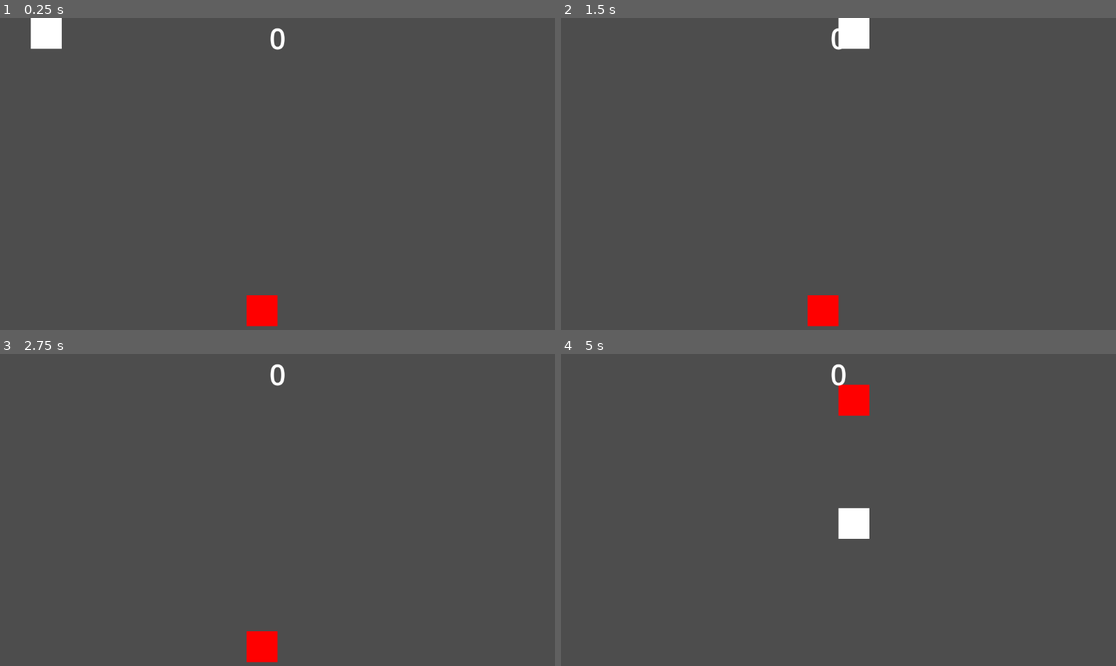
Above: before the commit, frames 1-4 (two rows, left to right).
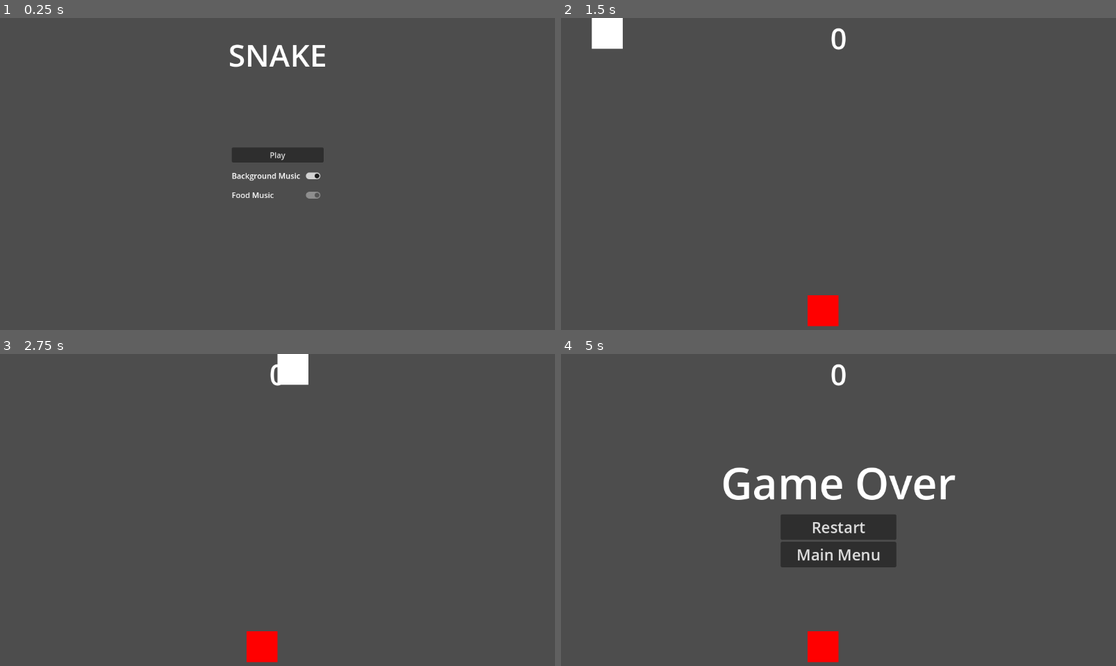
Above: after the commit, the same moments.

Repository: cdevelopment010/godot-snake
Game: Godot game, scene res://scenes/main_menu.tscn
Same seed, same stepped clock (60 frames per second), same inputs: the game is played once before the commit and once after it. Before the commit the project starts from res://scenes/main.tscn.
Inputs (mouse positions are in pixels of both pictures, inside the frame that each line leads up to):
- Up to frame 1 (0.25 s): no input
- Up to frame 2 (1.5 s): click (871, 177) at 0.52 s; click (838, 155) at 1.25 s, where only the run after the commit has a clickable "Play"
- Up to frame 3 (2.75 s): hold Right (ui_right) from 2.03 s (still down)
- Up to frame 4 (5 s): release Right (ui_right) at 2.75 s; click (838, 553) at 2.75 s, where only the run before the commit has a clickable "Restart"; hold Down (ui_down) 3.53-4.28 s; hold Right (ui_right) from 4.28 s (still down)

The runs differ from the first frame. In frame 1, 2.9% of the frame differs, in the area x 5-59%, y 0-99%; in frame 2, 1.1%; in frame 3, 0.5%; in frame 4, 6.1%, in the area x 29-72%, y 9-99%.

Commit message:
Feat: add background music

Diff:
--- /dev/null
+++ b/default_bus_layout.tres
@@ -0,0 +1,15 @@
+[gd_resource type="AudioBusLayout" format=3 uid="uid://dga3teo5l6xys"]
+
+[resource]
+bus/1/name = &"Music"
+bus/1/solo = false
+bus/1/mute = false
+bus/1/bypass_fx = false
+bus/1/volume_db = -6.57885
+bus/1/send = &"Master"
+bus/2/name = &"SFX"
+bus/2/solo = false
+bus/2/mute = false
+bus/2/bypass_fx = false
+bus/2/volume_db = 0.0
+bus/2/send = &"Master"
--- a/project.godot
+++ b/project.godot
@@ -11,9 +11,14 @@
 [application]
 
 config/name="Snake"
-run/main_scene="uid://bxd5lxdpp7hgw"
+run/main_scene="uid://bvmyhxkrwffdm"
 config/features=PackedStringArray("4.4", "Forward Plus")
 config/icon="res://icon.svg"
+
+[autoload]
+
+Global="*res://scripts/gloabl.gd"
+Music="*res://scenes/music.tscn"
 
 [dotnet]
 
--- /dev/null
+++ b/scenes/game.tscn
@@ -0,0 +1,72 @@
+[gd_scene load_steps=9 format=3 uid="uid://bxd5lxdpp7hgw"]
+
+[ext_resource type="Script" uid="uid://bqbs38032hk0s" path="res://scripts/game.gd" id="1_lbhrr"]
+[ext_resource type="PackedScene" uid="uid://bgft7vt8a2x53" path="res://scenes/food.tscn" id="2_iywne"]
+[ext_resource type="PackedScene" uid="uid://ip08dmhil67q" path="res://scenes/hud.tscn" id="3_p57ef"]
+[ext_resource type="PackedScene" uid="uid://b17dtgkxcsgwv" path="res://scenes/snake.tscn" id="4_u5sy4"]
+
+[sub_resource type="WorldBoundaryShape2D" id="WorldBoundaryShape2D_jyhfs"]
+normal = Vector2(1, 0)
+
+[sub_resource type="WorldBoundaryShape2D" id="WorldBoundaryShape2D_tbgi4"]
+normal = Vector2(-1, 0)
+
+[sub_resource type="WorldBoundaryShape2D" id="WorldBoundaryShape2D_tefeu"]
+
+[sub_resource type="WorldBoundaryShape2D" id="WorldBoundaryShape2D_o6xl0"]
+normal = Vector2(0, 1)
+
+[node name="Main" type="Node2D"]
+script = ExtResource("1_lbhrr")
+food_scene = ExtResource("2_iywne")
+
+[node name="HUD" parent="." instance=ExtResource("3_p57ef")]
+
+[node name="FoodTimer" type="Timer" parent="."]
+wait_time = 1.3
+autostart = true
+
+[node name="Walls" type="Node2D" parent="."]
+
+[node name="Left" type="Area2D" parent="Walls"]
+collision_layer = 4
+
+[node name="CollisionShape2D" type="CollisionShape2D" parent="Walls/Left"]
+position = Vector2(0, 144)
+shape = SubResource("WorldBoundaryShape2D_jyhfs")
+
+[node name="Right" type="Area2D" parent="Walls"]
+collision_layer = 4
+
+[node name="CollisionShape2D" type="CollisionShape2D" parent="Walls/Right"]
+position = Vector2(1152, 80)
+shape = SubResource("WorldBoundaryShape2D_tbgi4")
+
+[node name="Bottom" type="Area2D" parent="Walls"]
+collision_layer = 4
+
+[node name="CollisionShape2D" type="CollisionShape2D" parent="Walls/Bottom"]
+position = Vector2(176, 648)
+shape = SubResource("WorldBoundaryShape2D_tefeu")
+
+[node name="Top" type="Area2D" parent="Walls"]
+collision_layer = 4
+
+[node name="CollisionShape2D" type="CollisionShape2D" parent="Walls/Top"]
+position = Vector2(384, 0)
+shape = SubResource("WorldBoundaryShape2D_o6xl0")
+
+[node name="Food" type="Node2D" parent="."]
+
+[node name="Food" parent="Food" instance=ExtResource("2_iywne")]
+
+[node name="Snake" parent="." instance=ExtResource("4_u5sy4")]
+
+[connection signal="increase_speed_multiplier" from="." to="Snake" method="_on_main_increase_speed_multiplier"]
+[connection signal="timeout" from="FoodTimer" to="." method="_on_food_timer_timeout"]
+[connection signal="body_entered" from="Walls/Left" to="Snake" method="_on_any_wall_body_entered"]
+[connection signal="body_entered" from="Walls/Right" to="Snake" method="_on_any_wall_body_entered"]
+[connection signal="body_entered" from="Walls/Bottom" to="Snake" method="_on_any_wall_body_entered"]
+[connection signal="body_entered" from="Walls/Top" to="Snake" method="_on_any_wall_body_entered"]
+[connection signal="food_signal" from="Food/Food" to="." method="_on_food_food_signal"]
+[connection signal="gameover_signal" from="Snake" to="." method="_on_snake_gameover_signal"]
--- a/scenes/hud.tscn
+++ b/scenes/hud.tscn
@@ -15,29 +15,65 @@
 horizontal_alignment = 1
 vertical_alignment = 1
 
-[node name="Message" type="Label" parent="."]
-visible = false
+[node name="VBoxContainer" type="VBoxContainer" parent="."]
 anchors_preset = 14
 anchor_top = 0.5
 anchor_right = 1.0
 anchor_bottom = 0.5
-offset_top = -11.5
-offset_bottom = 11.5
+offset_top = -90.5
+offset_bottom = 90.5
 grow_horizontal = 2
 grow_vertical = 2
+
+[node name="Message" type="Label" parent="VBoxContainer"]
+visible = false
+custom_minimum_size = Vector2(250, 0)
+layout_mode = 2
 theme_override_font_sizes/font_size = 90
 text = "Game Over"
 horizontal_alignment = 1
 vertical_alignment = 1
 autowrap_mode = 3
 
-[node name="Button" type="Button" parent="."]
+[node name="MarginContainer" type="HBoxContainer" parent="VBoxContainer"]
+layout_mode = 2
+size_flags_vertical = 3
+
+[node name="Control" type="Control" parent="VBoxContainer/MarginContainer"]
+layout_mode = 2
+size_flags_horizontal = 3
+
+[node name="Restart" type="Button" parent="VBoxContainer/MarginContainer"]
+unique_name_in_owner = true
 visible = false
-offset_left = 448.0
-offset_top = 384.0
-offset_right = 704.0
-offset_bottom = 448.0
+custom_minimum_size = Vector2(240, 0)
+layout_mode = 2
 theme_override_font_sizes/font_size = 32
 text = "Restart"
 
-[connection signal="pressed" from="Button" to="." method="_on_button_pressed"]
+[node name="Control2" type="Control" parent="VBoxContainer/MarginContainer"]
+layout_mode = 2
+size_flags_horizontal = 3
+
+[node name="MarginContainer2" type="HBoxContainer" parent="VBoxContainer"]
+layout_mode = 2
+size_flags_vertical = 3
+
+[node name="Control" type="Control" parent="VBoxContainer/MarginContainer2"]
+layout_mode = 2
+size_flags_horizontal = 3
+
+[node name="Main Menu" type="Button" parent="VBoxContainer/MarginContainer2"]
+unique_name_in_owner = true
+visible = false
+custom_minimum_size = Vector2(240, 0)
+layout_mode = 2
+theme_override_font_sizes/font_size = 32
+text = "Main Menu"
+
+[node name="Control2" type="Control" parent="VBoxContainer/MarginContainer2"]
+layout_mode = 2
+size_flags_horizontal = 3
+
+[connection signal="pressed" from="VBoxContainer/MarginContainer/Restart" to="." method="_on_button_pressed"]
+[connection signal="pressed" from="VBoxContainer/MarginContainer2/Main Menu" to="." method="_on_main_menu_pressed"]
--- a/scenes/main.tscn
+++ /dev/null
@@ -1,72 +0,0 @@
-[gd_scene load_steps=9 format=3 uid="uid://bxd5lxdpp7hgw"]
-
-[ext_resource type="Script" uid="uid://bqbs38032hk0s" path="res://scripts/main.gd" id="1_0wfyh"]
-[ext_resource type="PackedScene" uid="uid://bgft7vt8a2x53" path="res://scenes/food.tscn" id="2_jyhfs"]
-[ext_resource type="PackedScene" uid="uid://ip08dmhil67q" path="res://scenes/hud.tscn" id="2_sugp2"]
-[ext_resource type="PackedScene" uid="uid://b17dtgkxcsgwv" path="res://scenes/snake.tscn" id="4_jyhfs"]
-
-[sub_resource type="WorldBoundaryShape2D" id="WorldBoundaryShape2D_jyhfs"]
-normal = Vector2(1, 0)
-
-[sub_resource type="WorldBoundaryShape2D" id="WorldBoundaryShape2D_tbgi4"]
-normal = Vector2(-1, 0)
-
-[sub_resource type="WorldBoundaryShape2D" id="WorldBoundaryShape2D_tefeu"]
-
-[sub_resource type="WorldBoundaryShape2D" id="WorldBoundaryShape2D_o6xl0"]
-normal = Vector2(0, 1)
-
-[node name="Main" type="Node2D"]
-script = ExtResource("1_0wfyh")
-food_scene = ExtResource("2_jyhfs")
-
-[node name="HUD" parent="." instance=ExtResource("2_sugp2")]
-
-[node name="FoodTimer" type="Timer" parent="."]
-wait_time = 1.3
-autostart = true
-
-[node name="Walls" type="Node2D" parent="."]
-
-[node name="Left" type="Area2D" parent="Walls"]
-collision_layer = 4
-
-[node name="CollisionShape2D" type="CollisionShape2D" parent="Walls/Left"]
-position = Vector2(0, 144)
-shape = SubResource("WorldBoundaryShape2D_jyhfs")
-
-[node name="Right" type="Area2D" parent="Walls"]
-collision_layer = 4
-
-[node name="CollisionShape2D" type="CollisionShape2D" parent="Walls/Right"]
-position = Vector2(1152, 80)
-shape = SubResource("WorldBoundaryShape2D_tbgi4")
-
-[node name="Bottom" type="Area2D" parent="Walls"]
-collision_layer = 4
-
-[node name="CollisionShape2D" type="CollisionShape2D" parent="Walls/Bottom"]
-position = Vector2(176, 648)
-shape = SubResource("WorldBoundaryShape2D_tefeu")
-
-[node name="Top" type="Area2D" parent="Walls"]
-collision_layer = 4
-
-[node name="CollisionShape2D" type="CollisionShape2D" parent="Walls/Top"]
-position = Vector2(384, 0)
-shape = SubResource("WorldBoundaryShape2D_o6xl0")
-
-[node name="Food" type="Node2D" parent="."]
-
-[node name="Food" parent="Food" instance=ExtResource("2_jyhfs")]
-
-[node name="Snake" parent="." instance=ExtResource("4_jyhfs")]
-
-[connection signal="increase_speed_multiplier" from="." to="Snake" method="_on_main_increase_speed_multiplier"]
-[connection signal="timeout" from="FoodTimer" to="." method="_on_food_timer_timeout"]
-[connection signal="body_entered" from="Walls/Left" to="Snake" method="_on_any_wall_body_entered"]
-[connection signal="body_entered" from="Walls/Right" to="Snake" method="_on_any_wall_body_entered"]
-[connection signal="body_entered" from="Walls/Bottom" to="Snake" method="_on_any_wall_body_entered"]
-[connection signal="body_entered" from="Walls/Top" to="Snake" method="_on_any_wall_body_entered"]
-[connection signal="food_signal" from="Food/Food" to="." method="_on_food_food_signal"]
-[connection signal="gameover_signal" from="Snake" to="." method="_on_snake_gameover_signal"]
--- /dev/null
+++ b/scenes/main_menu.tscn
@@ -0,0 +1,77 @@
+[gd_scene load_steps=2 format=3 uid="uid://bvmyhxkrwffdm"]
+
+[ext_resource type="Script" uid="uid://cs0nemup3kqri" path="res://scripts/main_menu.gd" id="1_l6cm7"]
+
+[node name="MainMenu" type="Control"]
+layout_mode = 3
+anchors_preset = 15
+anchor_right = 1.0
+anchor_bottom = 1.0
+grow_horizontal = 2
+grow_vertical = 2
+script = ExtResource("1_l6cm7")
+
+[node name="TitleContainer" type="MarginContainer" parent="."]
+layout_mode = 1
+anchors_preset = 5
+anchor_left = 0.5
+anchor_right = 0.5
+offset_left = -26.0
+offset_right = 26.0
+offset_bottom = 40.0
+grow_horizontal = 2
+theme_override_constants/margin_top = 32
+
+[node name="Title" type="Label" parent="TitleContainer"]
+layout_mode = 2
+theme_override_font_sizes/font_size = 64
+text = "SNAKE"
+
+[node name="MenuItemContainer" type="VBoxContainer" parent="."]
+layout_mode = 1
+anchors_preset = 8
+anchor_left = 0.5
+anchor_top = 0.5
+anchor_right = 0.5
+anchor_bottom = 0.5
+offset_left = -20.0
+offset_top = -20.0
+offset_right = 20.0
+offset_bottom = 20.0
+grow_horizontal = 2
+grow_vertical = 2
+theme_override_constants/separation = 16
+
+[node name="Play" type="Button" parent="MenuItemContainer"]
+layout_mode = 2
+text = "Play"
+
+[node name="BackgroundMusicSetting" type="HBoxContainer" parent="MenuItemContainer"]
+layout_mode = 2
+
+[node name="Music" type="Label" parent="MenuItemContainer/BackgroundMusicSetting"]
+layout_mode = 2
+size_flags_horizontal = 3
+text = "Background Music"
+
+[node name="CheckMusicButton" type="CheckButton" parent="MenuItemContainer/BackgroundMusicSetting"]
+layout_mode = 2
+button_pressed = true
+
+[node name="FoodMusicSetting" type="HBoxContainer" parent="MenuItemContainer"]
+layout_mode = 2
+
+[node name="Food" type="Label" parent="MenuItemContainer/FoodMusicSetting"]
+layout_mode = 2
+size_flags_horizontal = 3
+text = "Food Music"
+vertical_alignment = 1
+
+[node name="CheckFoodMusicButton" type="CheckButton" parent="MenuItemContainer/FoodMusicSetting"]
+layout_mode = 2
+disabled = true
+button_pressed = true
+
+[connection signal="pressed" from="MenuItemContainer/Play" to="." method="_on_play_pressed"]
+[connection signal="toggled" from="MenuItemContainer/BackgroundMusicSetting/CheckMusicButton" to="." method="_on_check_music_button_toggled"]
+[connection signal="toggled" from="MenuItemContainer/FoodMusicSetting/CheckFoodMusicButton" to="." method="_on_check_food_music_button_toggled"]
--- /dev/null
+++ b/scenes/music.tscn
@@ -0,0 +1,10 @@
+[gd_scene load_steps=3 format=3 uid="uid://bdq4xa4scudrb"]
+
+[ext_resource type="AudioStream" uid="uid://cdwsyp3f2qm1m" path="res://assets/Audio/Zakiro/6. Dancing Robot.wav" id="1_05ggv"]
+[ext_resource type="Script" uid="uid://jnrybgj86yac" path="res://scripts/music.gd" id="2_ibx2e"]
+
+[node name="Music" type="AudioStreamPlayer2D"]
+stream = ExtResource("1_05ggv")
+autoplay = true
+bus = &"Music"
+script = ExtResource("2_ibx2e")
--- /dev/null
+++ b/scripts/gloabl.gd
@@ -0,0 +1,11 @@
+extends Node
+
+signal play_music_changed(enabled: bool)
+
+var play_music : bool = true
+var play_sfx : bool = true
+
+func set_play_music(v: bool) -> void:
+	if play_music == v: return
+	play_music = v
+	play_music_changed.emit(v)
--- a/scripts/hud.gd
+++ b/scripts/hud.gd
@@ -1,22 +1,35 @@
 extends CanvasLayer
+
+@onready var restart: Button = %Restart
+@onready var main_menu: Button = %"Main Menu"
+@onready var message: Label = $VBoxContainer/Message
+
 
 func update_score(score):
 	$Score.text = str(score)
 
 
 func show_message(text):
-	$Message.text = text
-	$Message.show()
+	message.text = text
+	message.show()
 
 func show_game_over():
-	$Button.show()
+	restart.show()
+	main_menu.show()
 	show_message("Game Over")
 
+func _reset() -> void:
+	update_score(0)
+	message.text = ""
+	message.hide()
+	restart.hide()
+	main_menu.hide()
+
+func _on_button_pressed() -> void:
+	_reset()
+	get_tree().change_scene_to_file("res://scenes/game.tscn")
 
 
-func _on_button_pressed() -> void:
-	update_score(0)
-	$Message.text = ""
-	$Message.hide()
-	$Button.hide()
-	get_tree().change_scene_to_file("res://scenes/main.tscn")
+func _on_main_menu_pressed() -> void:
+	_reset()
+	get_tree().change_scene_to_file("res://scenes/main_menu.tscn")
--- /dev/null
+++ b/scripts/main_menu.gd
@@ -0,0 +1,13 @@
+extends Control
+
+func _on_play_pressed() -> void:
+	get_tree().change_scene_to_file("res://scenes/game.tscn")
+
+
+func _on_check_food_music_button_toggled(toggled_on: bool) -> void:
+	pass
+
+
+func _on_check_music_button_toggled(toggled_on: bool) -> void:
+	Global.set_play_music(toggled_on)
+	print("toggled!")
--- /dev/null
+++ b/scripts/music.gd
@@ -0,0 +1,5 @@
+extends AudioStreamPlayer2D
+
+func _ready() -> void:
+	playing = Global.play_music
+	Global.play_music_changed.connect(func(v): playing = v)
Not shown, added: assets/Audio/RETROBIT Vol 1/Link.txt
Not shown, added: assets/Audio/RETROBIT Vol 1/Wahahahah.wav.import
Not shown, added: assets/Audio/RETROBIT Vol 1/coin1.wav.import
Not shown, added: assets/Audio/RETROBIT Vol 1/eruption1.wav.import
Not shown, added: assets/Audio/RETROBIT Vol 1/fire1.wav.import
Not shown, added: assets/Audio/RETROBIT Vol 1/hit1.wav.import
Not shown, added: assets/Audio/RETROBIT Vol 1/power1.wav.import
Not shown, added: assets/Audio/RETROBIT Vol 1/select1.wav.import
Not shown, added: assets/Audio/RETROBIT Vol 1/static1.wav.import
Not shown, added: assets/Audio/RETROBIT Vol 1/static_cackle.wav.import
Not shown, added: assets/Audio/RETROBIT Vol 1/storm1.wav.import
Not shown, added: assets/Audio/Zakiro/1. Playground.wav.import
(and 29 more such lines)
